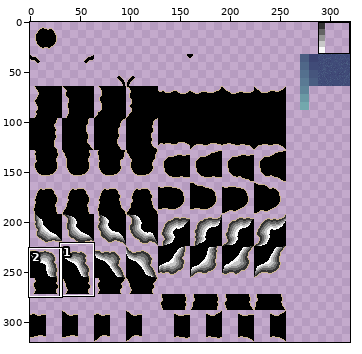
One commit to this pixel-art file: tiles/coast.ase. Above, an overview of the earlier version with the close-up marked.
Close-up. The starting point:
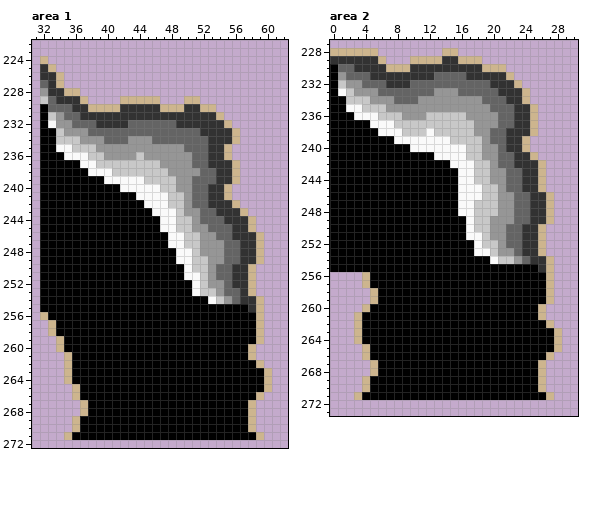
320x320 pixels, 1 frame. Shown: area 1: x 31..62, y 222..272; area 2: x 0..30, y 227..273. The commit also changed other parts of the picture, which this record leaves out.
Once edited:
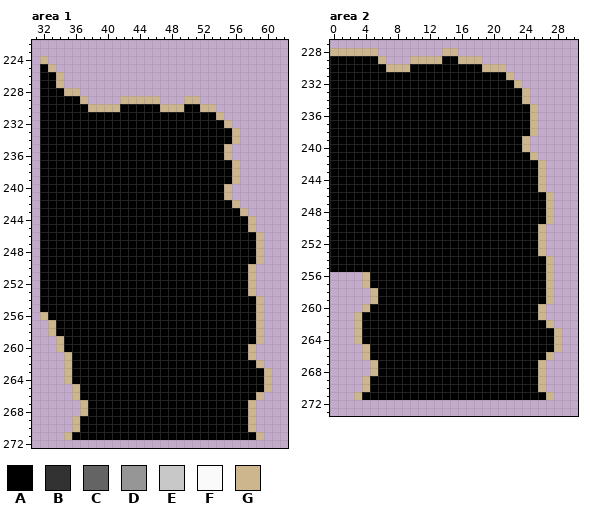
Palette (. is transparent): A #000000  B #323232  C #646464  D #969696  E #c8c8c8  F #fafafa  G #cdb58e
Edits made:
layer "stencils" added
layer "Stecils" removed
layer "Surf" removed
Changed rows in their new state; - is an unchanged pixel.
Area 1, layer "stencils":
first column x 32:
225 A--------------------------
226 AA-------------------------
227 AA-------------------------
228 AAA------------------------
229 AAAAA----------------------
230 -AAAAA----AAAAA---AA-------
231 -AAAAAAAAAAAAAAAAAAAAA-----
232 -AAAAAAAAAAAAAAAAAAAAAA----
233 --AAAAAAAAAAAAAAAAAAAAAA---
234 --AAAAAAAAAAAAAAAAAAAAAA---
235 --AAAAAAAAAAAAAAAAAAAAA----
236 ---AAAAAAAAAAAAAAAAAAAA----
237 -----AAAAAAAAAAAAAAAAAAA---
238 ------AAAAAAAAAAAAAAAAAA---
239 --------AAAAAAAAAAAAAAAA---
240 ----------AAAAAAAAAAAAA----
241 ------------AAAAAAAAAAA----
242 -------------AAAAAAAAAAA---
243 --------------AAAAAAAAAAA--
244 ---------------AAAAAAAAAAA-
245 ---------------AAAAAAAAAAA-
246 ----------------AAAAAAAAAAA
247 ----------------AAAAAAAAAAA
248 -----------------AAAAAAAAAA
249 -----------------AAAAAAAAAA
250 ------------------AAAAAAAA-
251 ------------------AAAAAAAA-
252 -------------------AAAAAAA-
253 -------------------AAAAAAA-
254 ---------------------AAAAAA
255 --------------------------A
Area 2, layer "stencils":
first column x 0:
229 AAAAAA--------AA-----------
230 -AAAAAA---AAAAAAAAA--------
231 -AAAAAAAAAAAAAAAAAAAAA-----
232 -AAAAAAAAAAAAAAAAAAAAAA----
233 -AAAAAAAAAAAAAAAAAAAAAAA---
234 --AAAAAAAAAAAAAAAAAAAAAA---
235 --AAAAAAAAAAAAAAAAAAAAAAA--
236 ---AAAAAAAAAAAAAAAAAAAAAA--
237 -----AAAAAAAAAAAAAAAAAAAA--
238 ------AAAAAAAAAAAAAAAAAAA--
239 --------AAAAAAAAAAAAAAAA---
240 ----------AAAAAAAAAAAAAA---
241 -------------AAAAAAAAAAAA--
242 ---------------AAAAAAAAAAA-
243 ----------------AAAAAAAAAA-
244 ----------------AAAAAAAAAA-
245 ----------------AAAAAAAAAA-
246 ----------------AAAAAAAAAAA
247 ----------------AAAAAAAAAAA
248 ----------------AAAAAAAAAAA
249 -----------------AAAAAAAAAA
250 -----------------AAAAAAAAA-
251 -----------------AAAAAAAAA-
252 ------------------AAAAAAAA-
253 ------------------AAAAAAAA-
254 --------------------AAAAAAA
255 --------------------------A
Boxes around the changes in both close-ups, in picture pixels (x1, y1, x2, y2):
changed: (40, 64, 256, 312)
changed: (330, 56, 546, 272)
